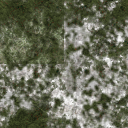
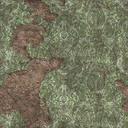
Layered file, before and after one edit (128x128). Changes by layer:
hid group "y (grass)" (2 layers) over bbox(0, 0, 128, 128)
showed group "y (rips)" (2 layers) over bbox(0, 0, 128, 128)
painted on "Background" over bbox(0, 0, 128, 128)
